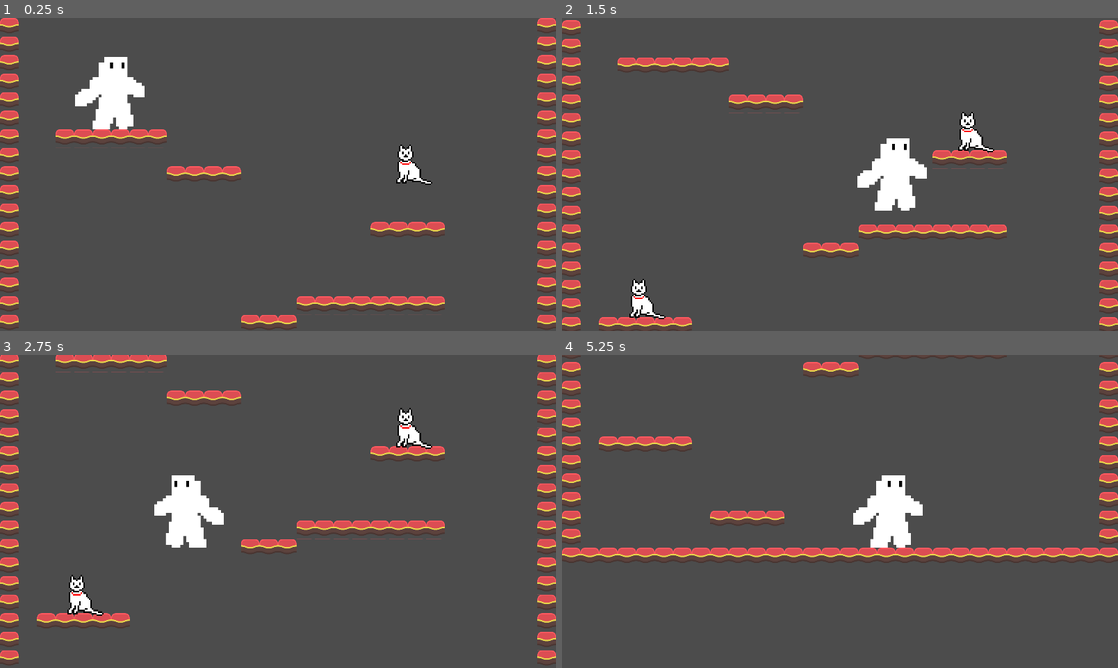
Above: before the commit, frames 1-4 (two rows, left to right).
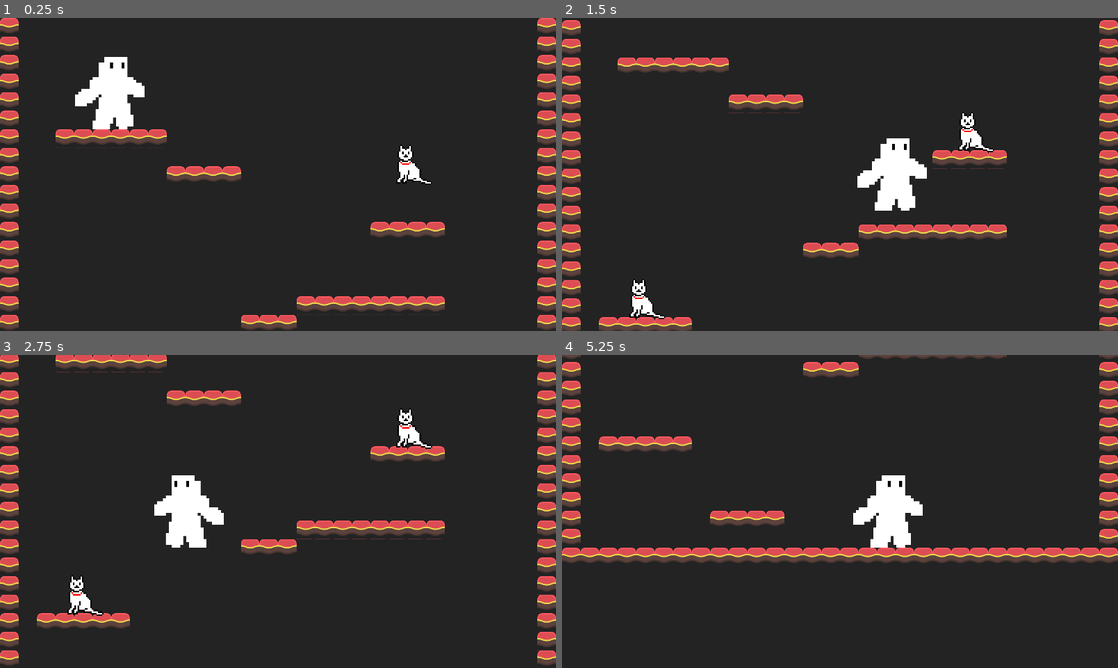
Above: after the commit, the same moments.

Repository: samfalberg/Clonewell
Game: Godot game, scene res://World/Well.tscn
The game is run twice, just before and just after one commit, with the same random seed, the same clock (stepped at 60 frames per second) and the same inputs.
Inputs:
- Up to frame 1 (0.25 s): no input
- Up to frame 2 (1.5 s): hold D (move_right) from 0.53 s (still down); tap Shift (jump_and_shoot) at 0.77 s
- Up to frame 3 (2.75 s): tap Shift (jump_and_shoot) at 1.52 s; release D (move_right) at 2.03 s; hold A (move_left) from 2.03 s (still down)
- Up to frame 4 (5.25 s): release A (move_left) at 2.78 s; hold D (move_right) 2.78-4.28 s; tap Shift (jump_and_shoot) at 3.02, 3.77, 4.52 s; hold A (move_left) 4.28-5.03 s; hold D (move_right) from 5.03 s (still down)

The runs differ from the first frame. In frame 1, 89% of the frame differs, in the area x 0-100%, y 0-100%; in frame 2, 88%; in frame 3, 88%; in frame 4, 89%.

Commit message:
Add generic background

Diff:
--- a/World/Well.tscn
+++ b/World/Well.tscn
@@ -1,8 +1,9 @@
-[gd_scene load_steps=6 format=2]
+[gd_scene load_steps=7 format=2]
 
 [ext_resource path="res://World/tilesheet_complete.png" type="Texture" id=1]
 [ext_resource path="res://Characters/Player.tscn" type="PackedScene" id=2]
 [ext_resource path="res://Characters/Cat_Enemy.tscn" type="PackedScene" id=3]
+[ext_resource path="res://World/black_bg.png" type="Texture" id=4]
 
 [sub_resource type="ConvexPolygonShape2D" id=1]
 points = PoolVector2Array( 0, 0, 64, 0, 64, 64, 0, 64 )
@@ -32,16 +33,24 @@
 
 [node name="Well" type="Node2D"]
 
+[node name="CanvasLayer" type="CanvasLayer" parent="."]
+layer = -100
+
+[node name="Background" type="TextureRect" parent="CanvasLayer"]
+anchor_right = 1.0
+anchor_bottom = 1.0
+texture = ExtResource( 4 )
+expand = true
+__meta__ = {
+"_edit_use_anchors_": false
+}
+
 [node name="Platforms" type="TileMap" parent="."]
 tile_set = SubResource( 2 )
 collision_layer = 8
 collision_mask = 0
 format = 1
 tile_data = PoolIntArray( 0, 0, 0, 29, 0, 0, 65536, 0, 0, 65565, 0, 0, 131072, 0, 0, 131101, 0, 0, 196608, 0, 0, 196637 …(1582 unchanged characters)…
-
-[node name="ParallaxBackground" type="ParallaxBackground" parent="."]
-
-[node name="ParallaxLayer" type="ParallaxLayer" parent="ParallaxBackground"]
 
 [node name="Player" parent="." instance=ExtResource( 2 )]
 position = Vector2( 380.199, 193.049 )
Binary file added: World/black_bg.png
Not shown, added: World/black_bg.png.import
